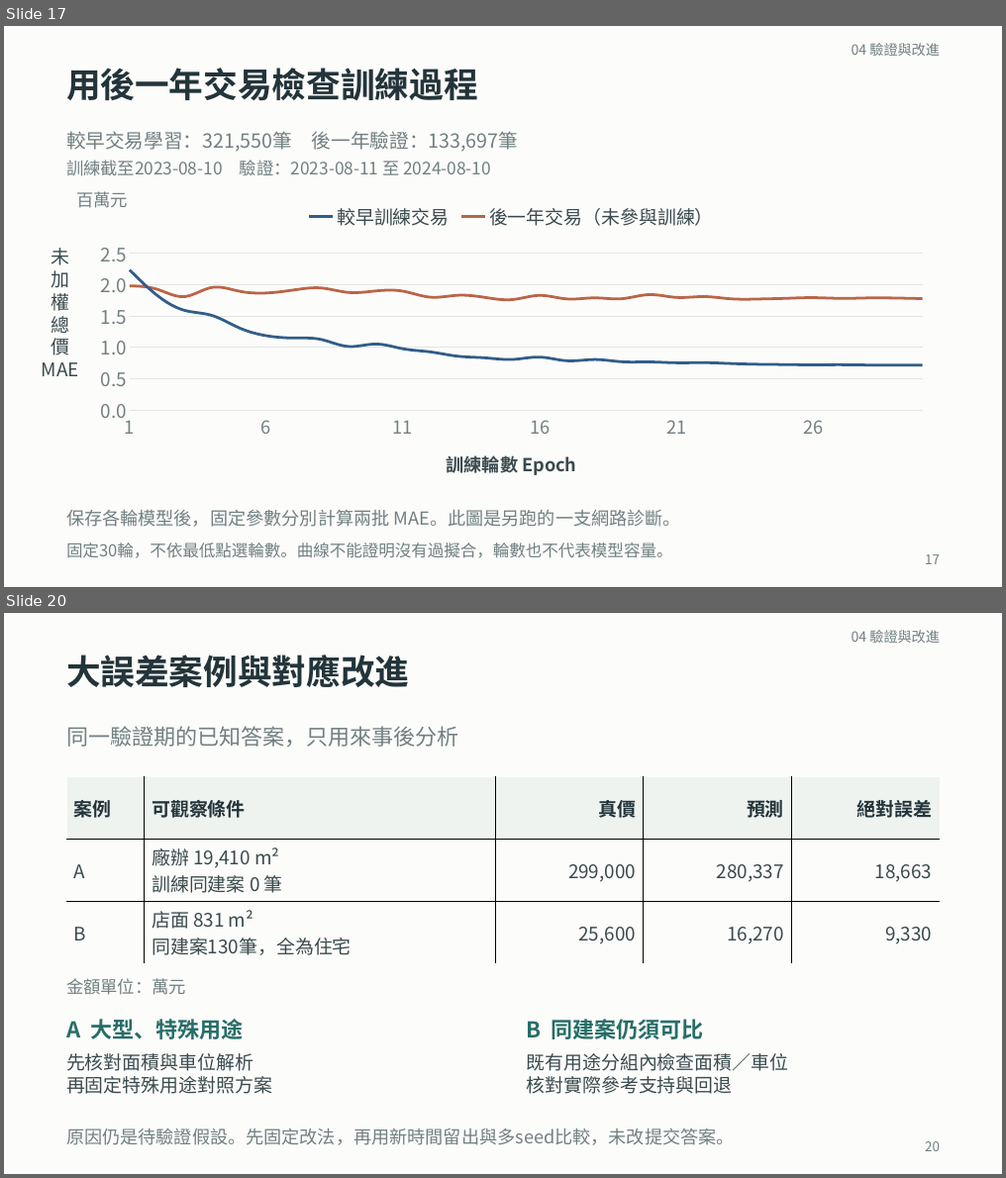
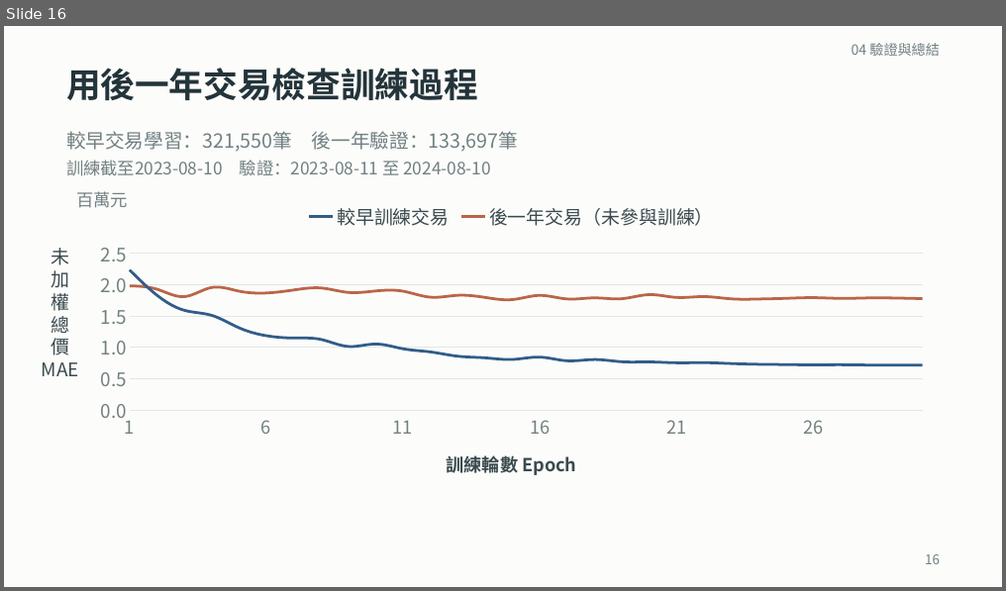
Before and after one commit to ziyi930108/nycu-house-price-regression, a slide deck: teaching/final_presentation/台灣房屋銷售價格預測挑戰賽_上台簡報.pptx. Shown one above the other, each under a label of ours: slides 17 and 20 before the commit, slide 16 after it; the slides between them are not shown. The pictures are 1006x1178 and 1006x591 pixels, drawn with LibreOffice and Linux fonts; fonts in the diff are those of the drawing. Boxes give left, top, right and bottom in pixels: in the first picture for what was removed or moved away, otherwise in the second. Text is boxed around its words. In the diff, an @@ line names an element or a change of style, - is before the commit and + after.

```diff
--- a/teaching/final_presentation/台灣房屋銷售價格預測挑戰賽_上台簡報.pptx
+++ b/teaching/final_presentation/台灣房屋銷售價格預測挑戰賽_上台簡報.pptx
@@ slide 20 removed at [4, 613, 1002, 1174], background #FCFCFA @@
@@ text removed at [851, 630, 940, 643] @@
-04 驗證與改進
@@ text removed at [66, 655, 409, 687] @@
-大誤差案例與對應改進
@@ text removed at [66, 726, 459, 747] @@
-同一驗證期的已知答案，只用來事後分析
@@ table removed at [66, 777, 940, 964], 3 rows, 5 columns @@
-案例 | 可觀察條件 | 真價 | 預測 | 絕對誤差
-A | 廠辦 19,410 m² / 訓練同建案 0 筆 | 299,000 | 280,337 | 18,663
-B | 店面 831 m² / 同建案130筆，全為住宅 | 25,600 | 16,270 | 9,330
@@ text removed at [66, 978, 186, 995] @@
-金額單位：萬元
@@ text removed at [66, 1019, 243, 1040] @@
-A 大型、特殊用途
@@ text removed at [527, 1019, 704, 1040] @@
-B 同建案仍須可比
@@ text removed at [66, 1054, 272, 1094] @@
-先核對面積與車位解析
-再固定特殊用途對照方案
@@ text removed at [527, 1054, 789, 1094] @@
-既有用途分組內檢查面積／車位
-核對實際參考支持與回退
@@ text removed at [66, 1129, 735, 1146] @@
-原因仍是待驗證假設。先固定改法，再用新時間留出與多seed比較，未改提交答案。
@@ text removed at [925, 1142, 940, 1152] @@
-20
@@ what was slide 17 is now slide 16 @@
@@ slide 16 changed as well @@
@@ text at [851, 43, 940, 56]: text changed @@
-04 驗證與改進
+04 驗證與總結
@@ text removed at [66, 510, 681, 527] @@
-保存各輪模型後，固定參數分別計算兩批 MAE。此圖是另跑的一支網路診斷。
@@ text removed at [66, 543, 673, 559] @@
-固定30輪，不依最低點選輪數。曲線不能證明沒有過擬合，輪數也不代表模型容量。
@@ text at [925, 555, 940, 565]: text changed @@
-17
+16
```
Also in this commit, not shown: 14 other slides changed, 1 slide added, 3 other slides removed, 52 other files.
